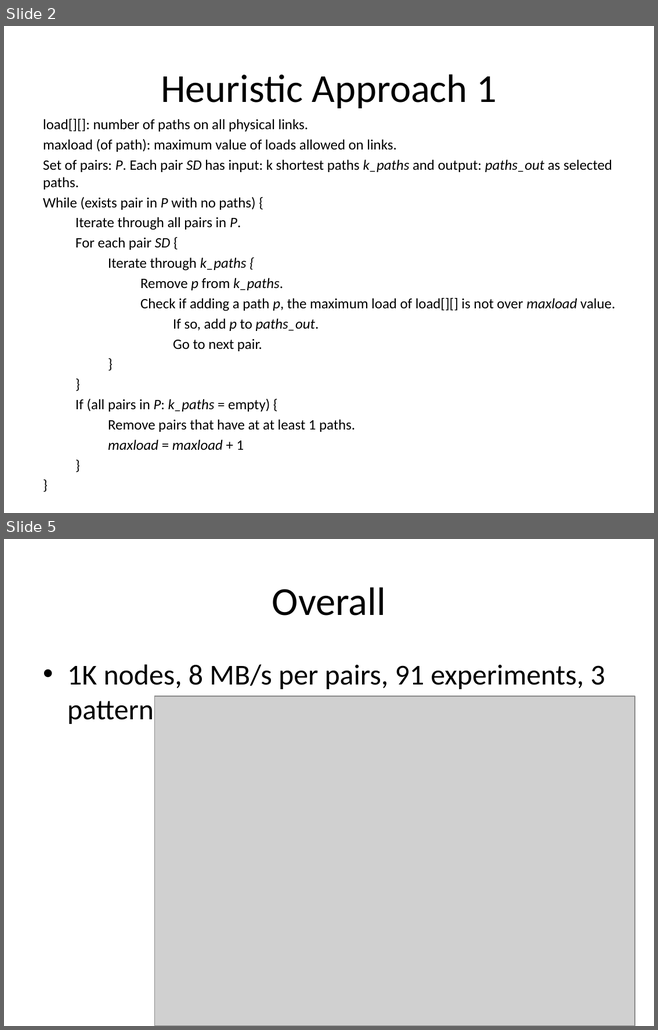
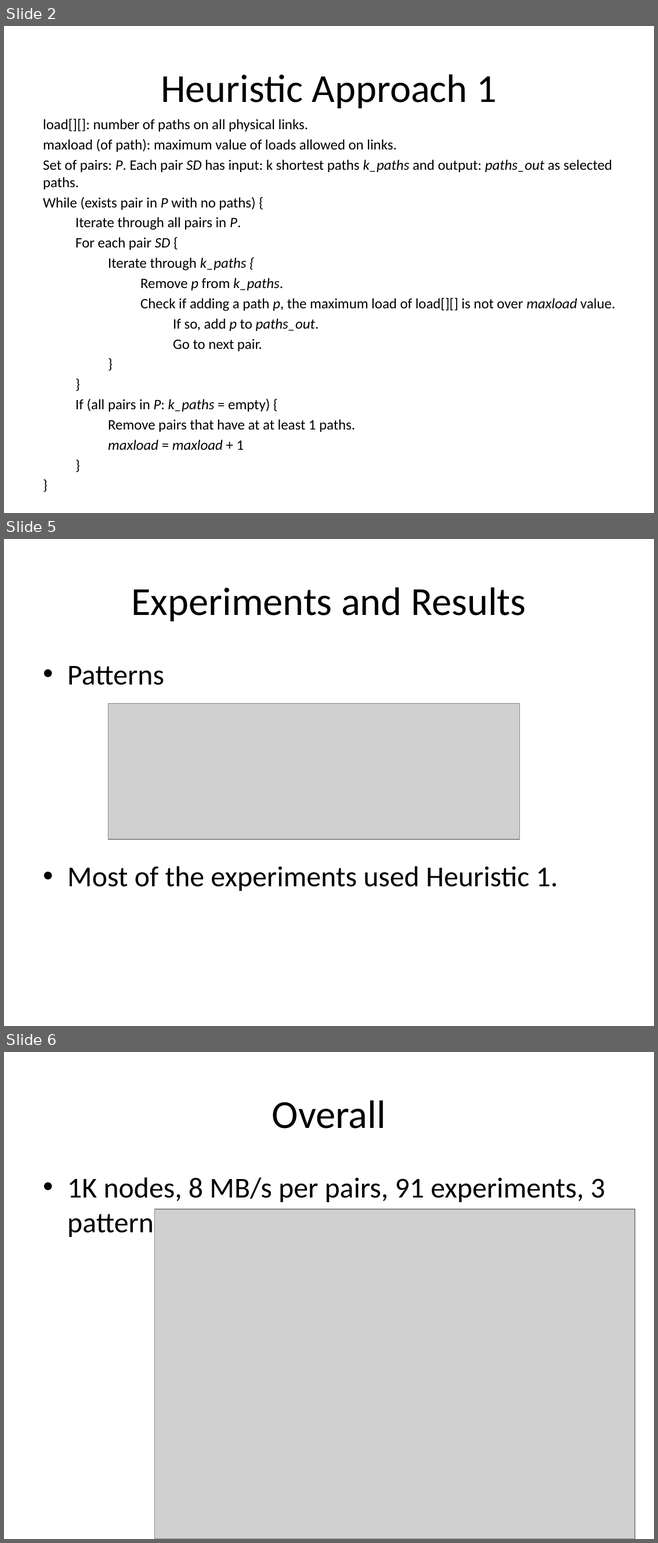
Before and after one commit to huyba/optiq, a slide deck: docs/Meeting_June_19.pptx. Shown one above the other, each under a label of ours: slides 2 and 5 before the commit, slides 2, 5 and 6 after it; the slides between them are not shown. The pictures are 658x1030 and 658x1543 pixels, drawn with LibreOffice and Linux fonts; fonts in the diff are those of the drawing; grey boxes stand for pictures. Boxes give left, top, right and bottom in pixels: in the first picture for what was removed or moved away, otherwise in the second. Text is boxed around its words. In the diff, an @@ line names an element or a change of style, - is before the commit and + after.

```diff
--- a/docs/Meeting_June_19.pptx
+++ b/docs/Meeting_June_19.pptx
@@ slide 5 added at [4, 539, 654, 1026], background #FFFFFF @@
@@ title added at [132, 587, 525, 621], 44 pt, text #000000 @@
+Experiments and Results
@@ text added at [67, 666, 558, 891], 32 pt, text #000000 @@
+• Patterns
+• Most of the experiments used Heuristic 1.
@@ picture added at [108, 703, 519, 840] @@
@@ what was slide 5 is now slide 6 @@
```
Also in this commit, not shown: 5 slides changed, 1 other slide added, 1 slide removed.
